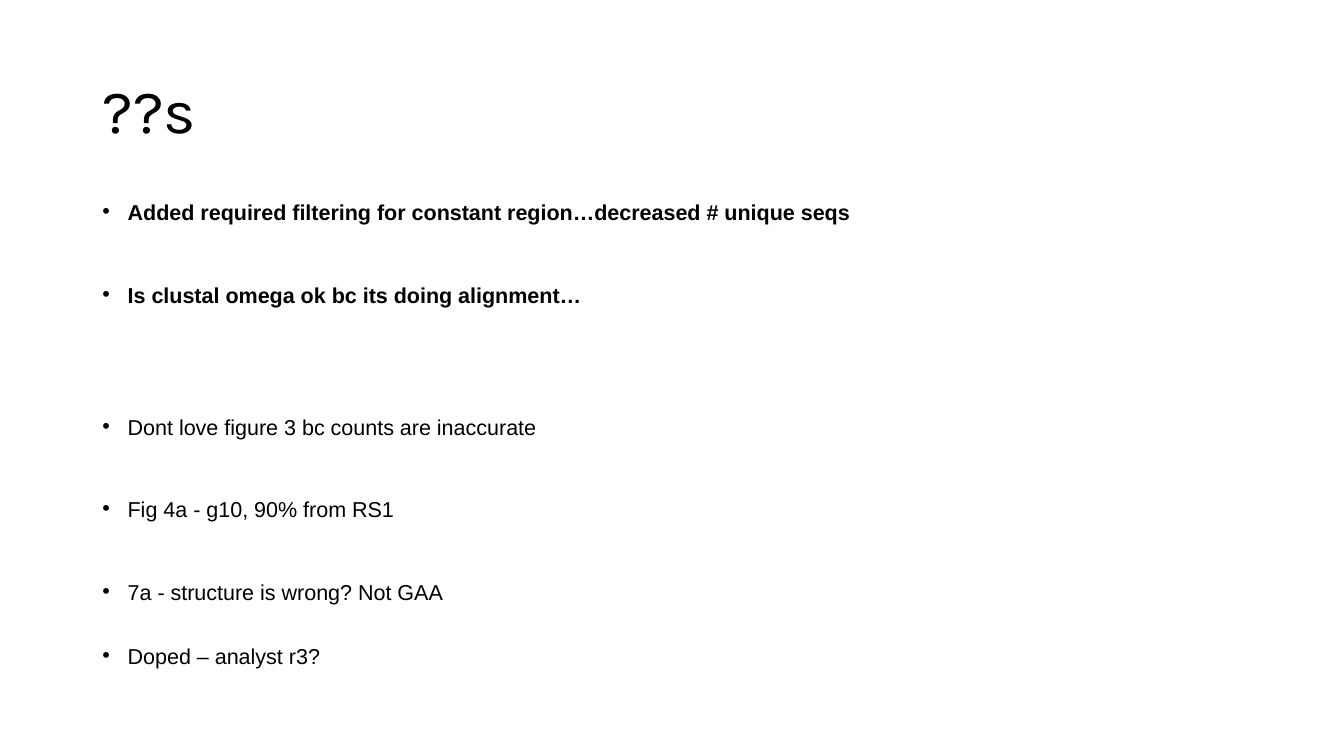
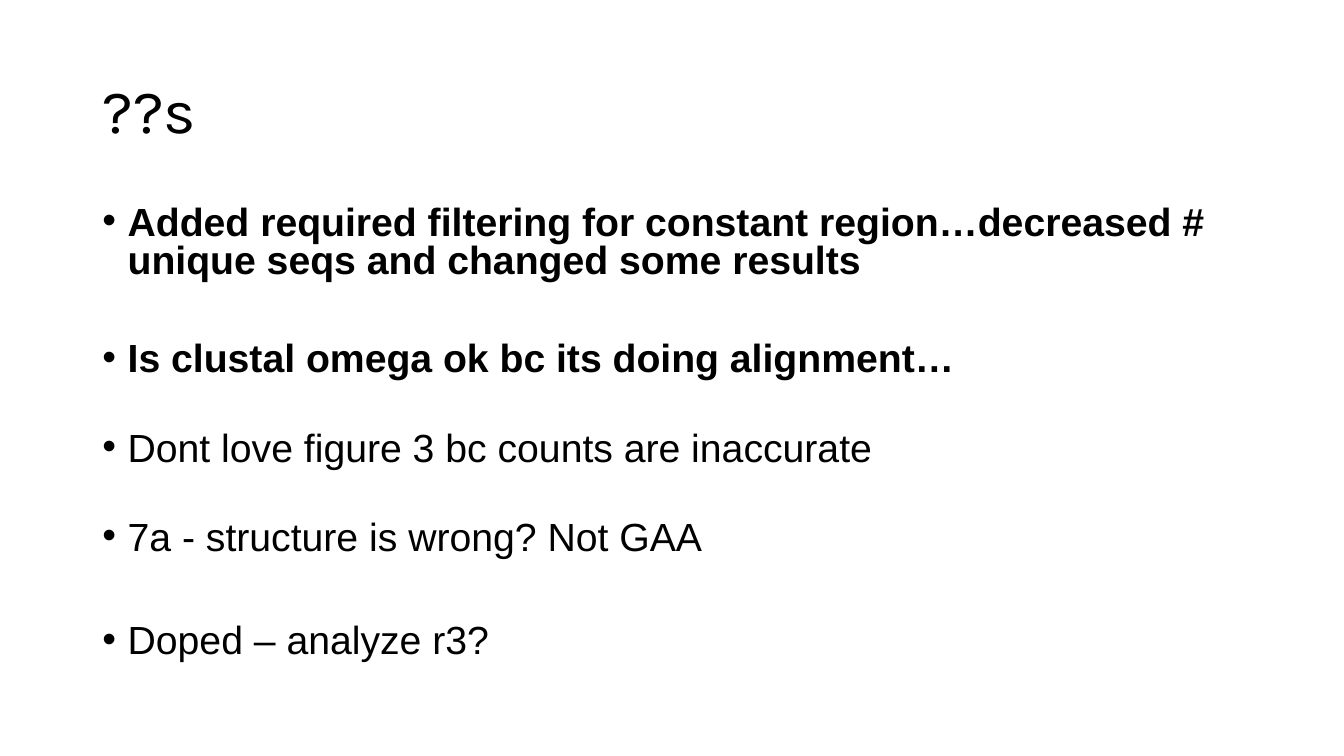
Before and after one commit to zweiss22/proj-population_dynamics_ligase, a slide deck: slide 11 of commentary_on_updates.pptx (slide 10 before the commit). Drawn at 1344x756 pixels with LibreOffice and Linux fonts; fonts in the diff are those of the drawing. Boxes give left, top, right and bottom in pixels: in the first picture for what was removed or moved away, otherwise in the second. Text is boxed around its words. In the diff, an @@ line names an element or a change of style, - is before the commit and + after.

```diff
--- a/commentary_on_updates.pptx
+++ b/commentary_on_updates.pptx
@@ text at <box>128,207,1171,282</box>: text changed; size 15.4 to 28 pt @@
-• Added required filtering for constant region…decreased # unique seqs
+• Added required filtering for constant region…decreased # unique seqs and changed some results
@@ text at <box>128,343,954,559</box>: size 15.4 to 28 pt in "Is clustal omega ok bc its doing ...", "Dont love figure 3 bc counts are ...", "7a - structure is wrong? Not GAA"; line spacing 0.7 to 0.8 @@
@@ text at <box>128,501,394,522</box>: paragraph removed @@
-• Fig 4a - g10, 90% from RS1
@@ text at <box>128,625,489,662</box>: text changed; size 15.4 to 28 pt @@
-• Doped – analyst r3?
+• Doped – analyze r3?
```
Also in this commit, not shown: 4 other slides changed, 1 slide added.
